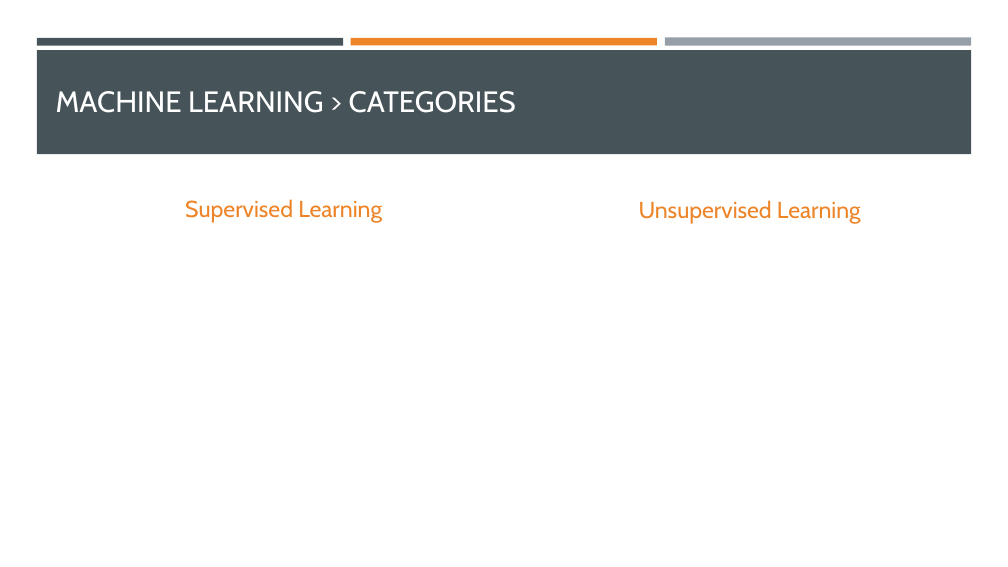
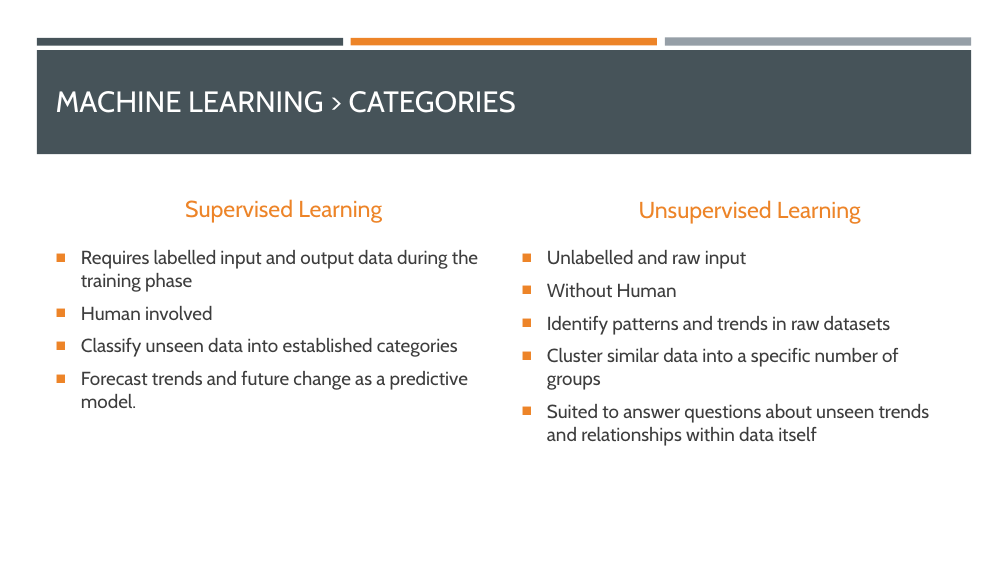
Before and after one commit to 1b0000mer/K-means-clustering, a slide deck: slide 6 of documents/Data clustering with k-means algorithm.pptx. Drawn at 1008x567 pixels with LibreOffice and Linux fonts; fonts in the diff are those of the drawing. Boxes give left, top, right and bottom in pixels: in the first picture for what was removed or moved away, otherwise in the second. Text is boxed around its words. In the diff, an @@ line names an element or a change of style, - is before the commit and + after.

```diff
--- a/documents/Data clustering with k-means algorithm.pptx
+++ b/documents/Data clustering with k-means algorithm.pptx
@@ text added at [81,250,478,408], 18 pt, text #3D3D3D @@
+■ Requires labelled input and output data during the training phase
+■ Human involved
+■ Classify unseen data into established categories
+■ Forecast trends and future change as a predictive model.
@@ text added at [547,250,930,446], 18 pt, text #3D3D3D @@
+■ Unlabelled and raw input
+■ Without Human
+■ Identify patterns and trends in raw datasets
+■ Cluster similar data into a specific number of groups
+■ Suited to answer questions about unseen trends and relationships within data itself
```
Also in this commit, not shown: 9 other slides changed, 3 slides added, 23 other files.
